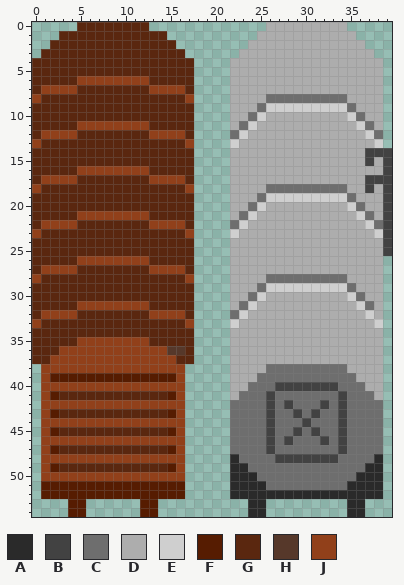
Pixel-art sprite, stored at InsideMan/Assets/core/props/Resources/snk-sprt-traincar.png. The picture above is the old version.
The file is 40x55 pixels. Colours within 5 levels of each other are drawn and written as one.
Palette (. is transparent): A #2a2a2a  B #424242  C #6e6e6e  D #adadad  E #cfcfcf  F #561c01  G #5a270f  H #56382a  J #91401a
New version:
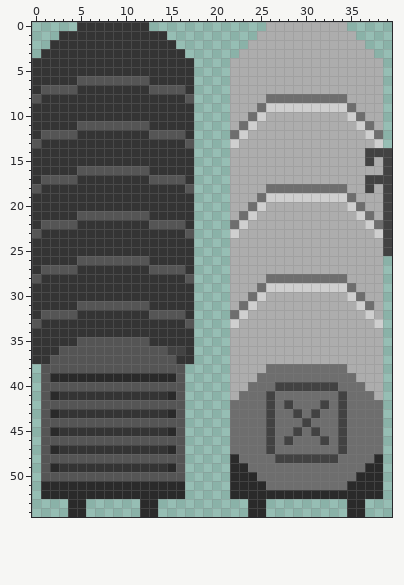
Edits made:
{"colour":"G","old":"#5a270f","new":"#343434"}
{"colour":"J","old":"#91401a","new":"#555555"}
{"y":36,"x":15,"old":"HH","new":"BB"}
{"y":39,"x":2,"old":"FFFFFFFFFFFFFF","new":"AAAAAAAAAAAAAA"}
{"y":41,"x":2,"old":"F","new":"A"}
{"y":41,"x":15,"old":"F","new":"A"}
{"y":43,"x":2,"old":"F","new":"A"}
{"y":43,"x":15,"old":"F","new":"A"}
{"y":45,"x":2,"old":"F","new":"A"}
{"y":45,"x":15,"old":"F","new":"A"}
{"y":47,"x":2,"old":"F","new":"A"}
{"y":47,"x":15,"old":"F","new":"A"}
{"y":49,"x":2,"old":"F","new":"A"}
{"y":49,"x":15,"old":"F","new":"A"}
{"y":51,"x":1,"old":"FFFFFFFFFFFFFFFF","new":"AAAAAAAAAAAAAAAA"}
{"y":52,"x":1,"old":"FFFFFFFFFFFFFFFF","new":"AAAAAAAAAAAAAAAA"}
{"y":53,"x":4,"old":"FF","new":"AA"}
{"y":53,"x":12,"old":"FF","new":"AA"}
{"y":54,"x":4,"old":"FF","new":"AA"}
{"y":54,"x":12,"old":"FF","new":"AA"}
{"label":"changed","picture_box":[32,22,194,517]}
